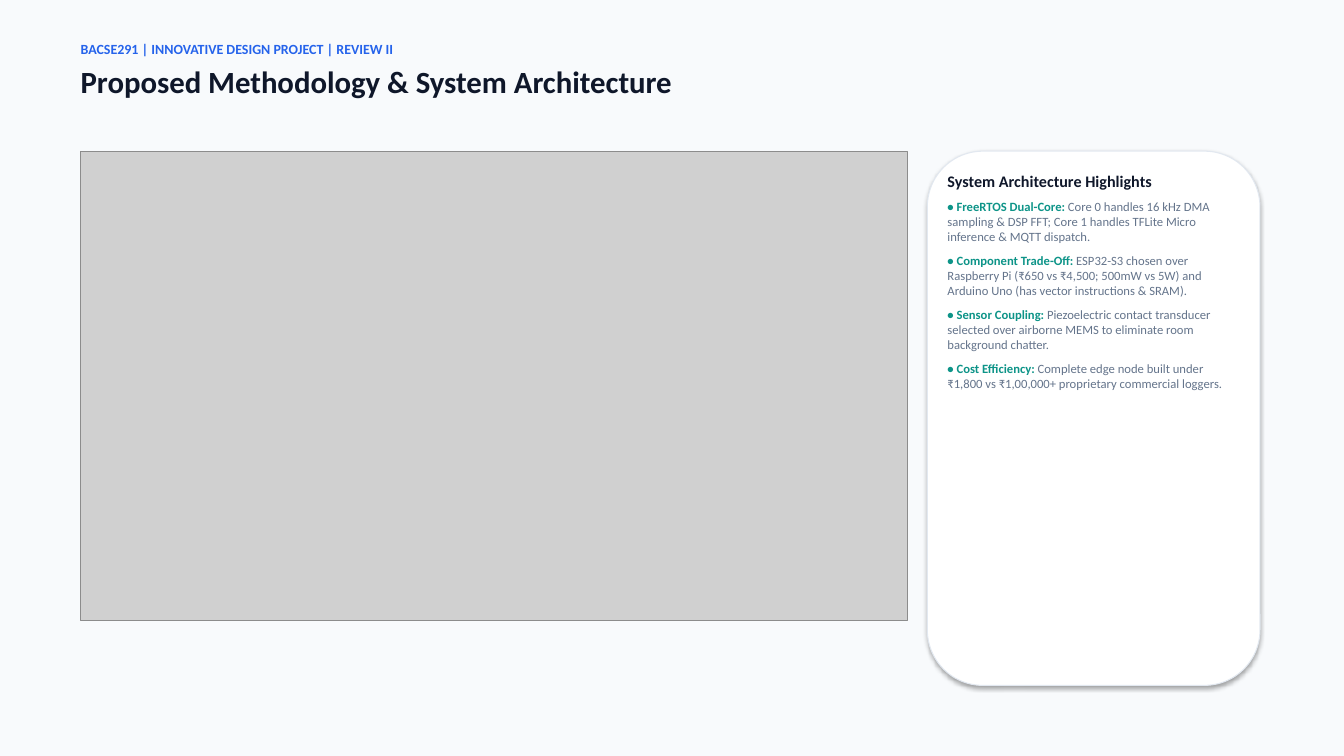
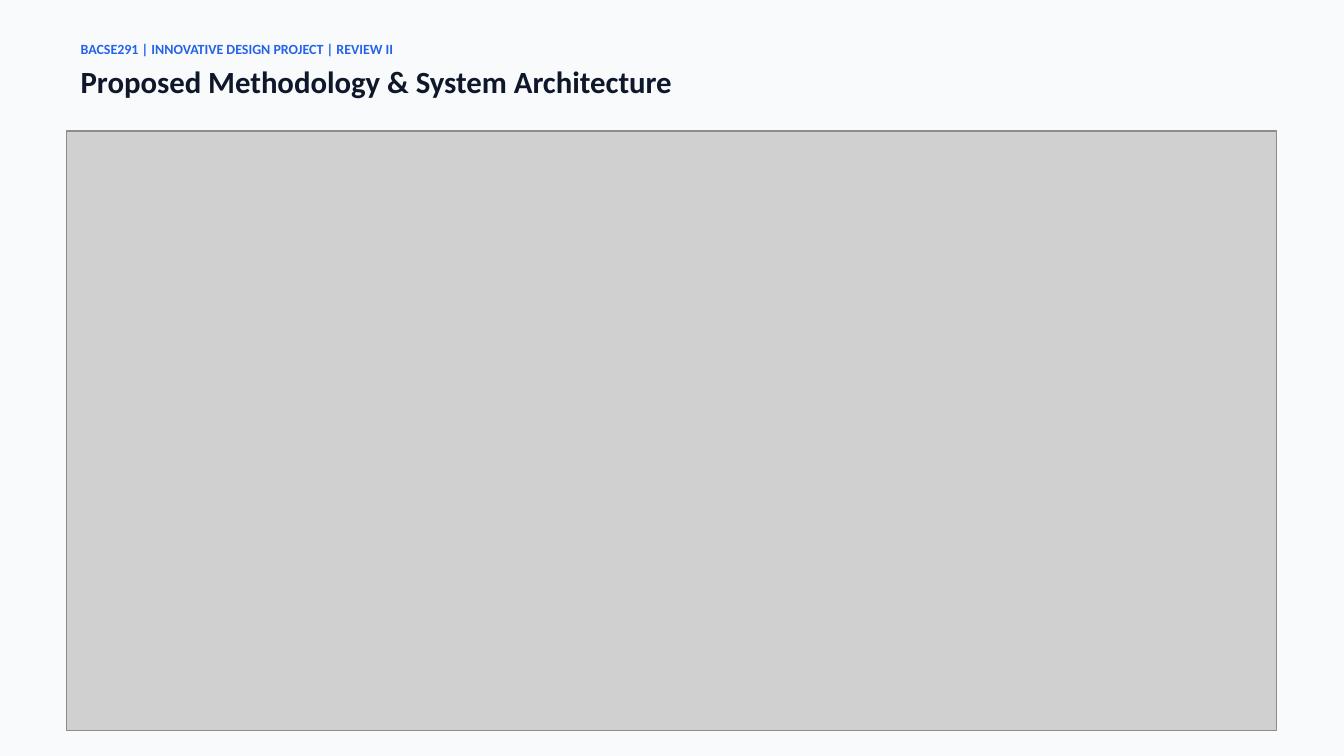
Before and after one commit to attu308/IDP-Acoustic-Leak-Detector, a slide deck: slide 7 of presentation/Review2_Presentation.pptx. Drawn at 1344x756 pixels with LibreOffice and Linux fonts; fonts in the diff are those of the drawing; grey boxes stand for pictures. Boxes give left, top, right and bottom in pixels: in the first picture for what was removed or moved away, otherwise in the second. Text is boxed around its words. In the diff, an @@ line names an element or a change of style, - is before the commit and + after.

Commit message:
feat(arch): redesign publication-quality 16:9 widescreen system architecture diagram

```diff
--- a/presentation/Review2_Presentation.pptx
+++ b/presentation/Review2_Presentation.pptx
@@ picture: place and size @@
-picture at box(81, 151, 907, 621)
+picture at box(67, 131, 1276, 731)
@@ rounded rectangle removed at box(928, 151, 1260, 686) @@
@@ text removed at box(947, 175, 1222, 390) @@
-System Architecture Highlights
-• FreeRTOS Dual-Core: Core 0 handles 16 kHz DMA sampling & DSP FFT; Core 1 handles TFLite Micro inference & MQTT dispatch.
-• Component Trade-Off: ESP32-S3 chosen over Raspberry Pi (₹650 vs ₹4,500; 500mW vs 5W) and Arduino Uno (has vector instructions & SRAM).
-• Sensor Coupling: Piezoelectric contact transducer selected over airborne MEMS to eliminate room background chatter.
-• Cost Efficiency: Complete edge node built under ₹1,800 vs ₹1,00,000+ proprietary commercial loggers.
```
Also in this commit, not shown: 4 other files.
